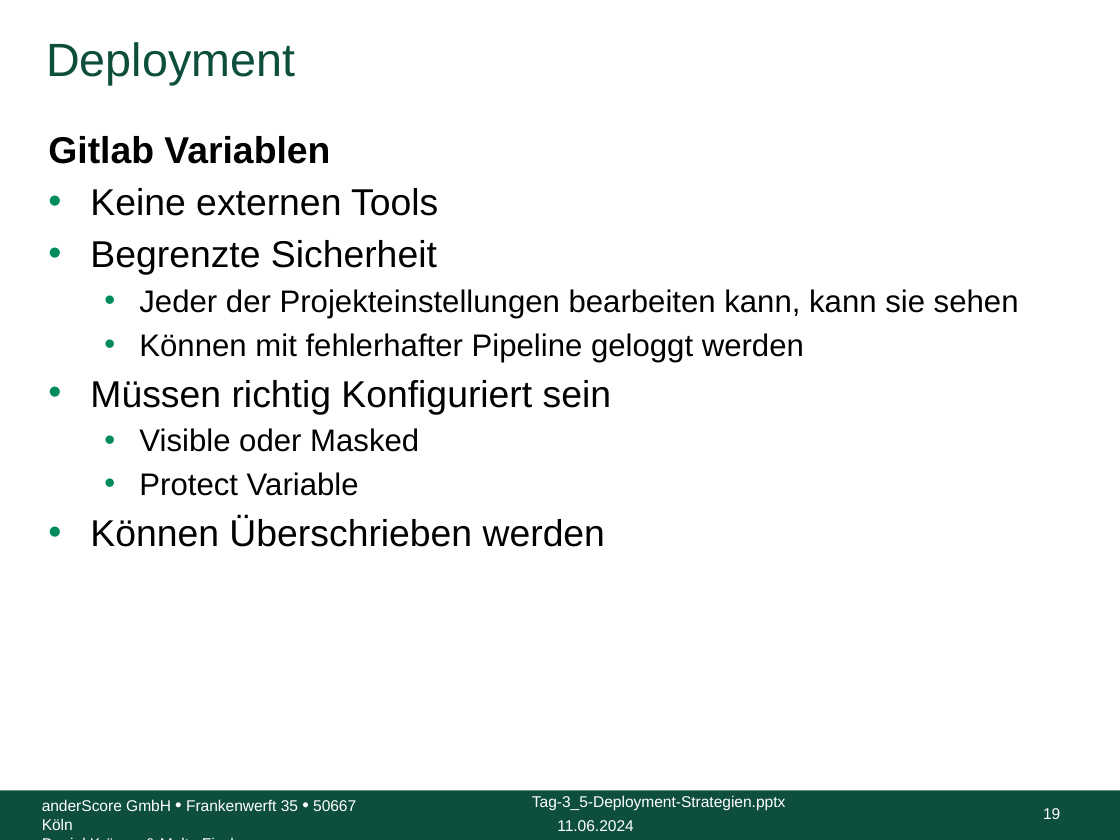
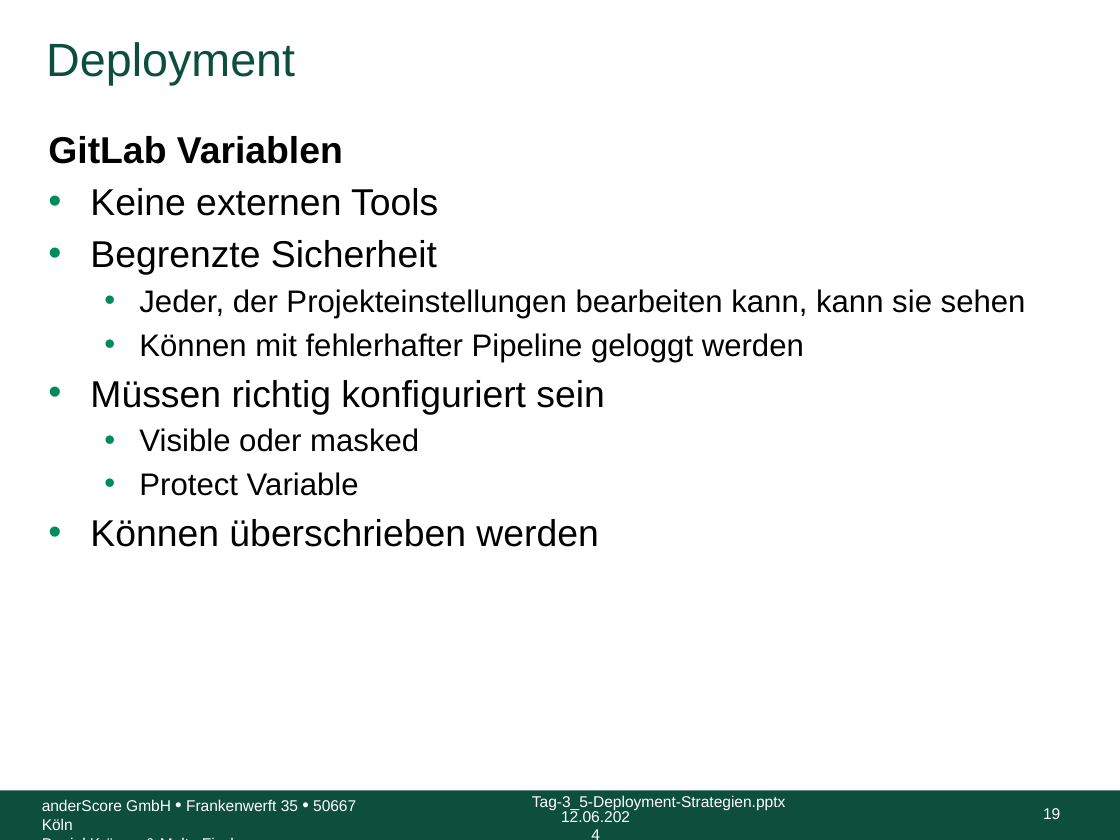
Before and after one commit to anderscore-gmbh/gitlab, a slide deck: slide 19 of slides/Tag-3_5-Deployment-Strategien.pptx. Drawn at 1120x840 pixels with LibreOffice and Linux fonts; fonts in the diff are those of the drawing; background and template pictures are left out. Boxes give left, top, right and bottom in pixels: in the first picture for what was removed or moved away, otherwise in the second. Text is boxed around its words. In the diff, an @@ line names an element or a change of style, - is before the commit and + after.

```diff
--- a/slides/Tag-3_5-Deployment-Strategien.pptx
+++ b/slides/Tag-3_5-Deployment-Strategien.pptx
@@ text at (48, 136, 343, 164): text changed @@
-Gitlab Variablen
+GitLab Variablen
@@ text at (139, 289, 1026, 318): text changed @@
-  • Jeder der Projekteinstellungen bearbeiten kann, kann sie sehen
+  • Jeder, der Projekteinstellungen bearbeiten kann, kann sie sehen
@@ text at (90, 380, 604, 452): text changed @@
-• Müssen richtig Konfiguriert sein
-  • Visible oder Masked
+• Müssen richtig konfiguriert sein
+  • Visible oder masked
@@ text at (90, 519, 598, 547): text changed @@
-• Können Überschrieben werden
+• Können überschrieben werden
@@ text at (561, 809, 630, 822): text changed @@
-11.06.2024
+12.06.2024
```
Also in this commit, not shown: 19 other slides changed, 1 other file.
